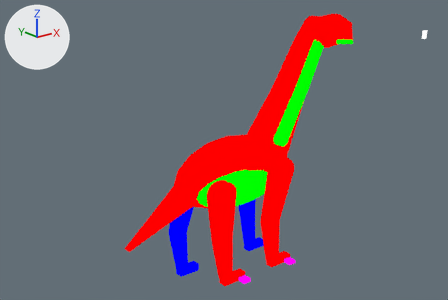
The Blender file assets-source/blender/motion/brachiosaurus-rest.blend as it was, and as the next commit left it.
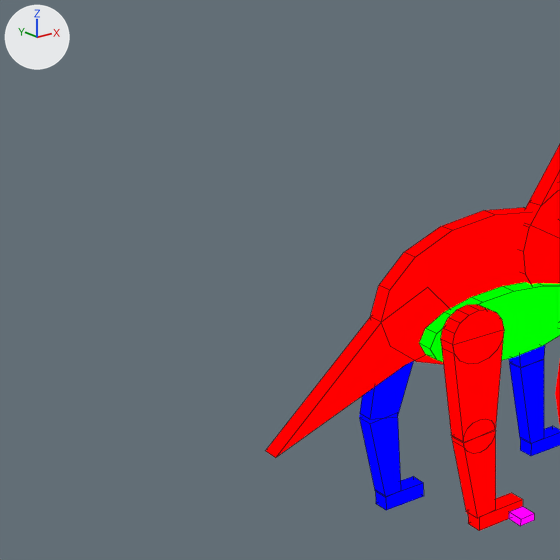
Each version is shown whole from a camera (50 mm lens) standing at (-49.7, -106.5, 72.8) and looking at (27.9, -9.4, 33.9), then close up on the part from 0% to 59% of the width and 12% to 100% of the height. Lighting does not change. The marker at upper left points along +X, +Y and +Z. The first two pictures are the older version. The close-ups show mesh edges as thin lines.

In view in the first close-up: 'DinoTycoon_Motion_brachiosaurus_rest_belly', 'DinoTycoon_Motion_brachiosaurus_rest_far_back_0', 'DinoTycoon_Motion_brachiosaurus_rest_far_back_1', 'DinoTycoon_Motion_brachiosaurus_rest_far_front_1', 'DinoTycoon_Motion_brachiosaurus_rest_long_neck_0', 'DinoTycoon_Motion_brachiosaurus_rest_long_neck_joint_0', 'DinoTycoon_Motion_brachiosaurus_rest_near_back_0', 'DinoTycoon_Motion_brachiosaurus_rest_near_back_1', 'DinoTycoon_Motion_brachiosaurus_rest_near_back_foot', 'DinoTycoon_Motion_brachiosaurus_rest_near_back_joint_0', 'DinoTycoon_Motion_brachiosaurus_rest_tail', 'DinoTycoon_Motion_brachiosaurus_rest_trunk' and 12 more.
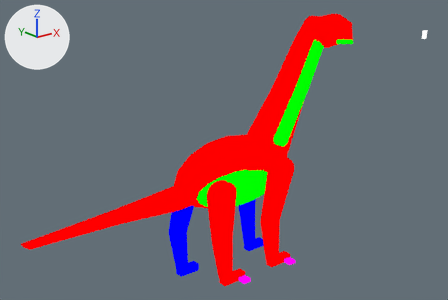
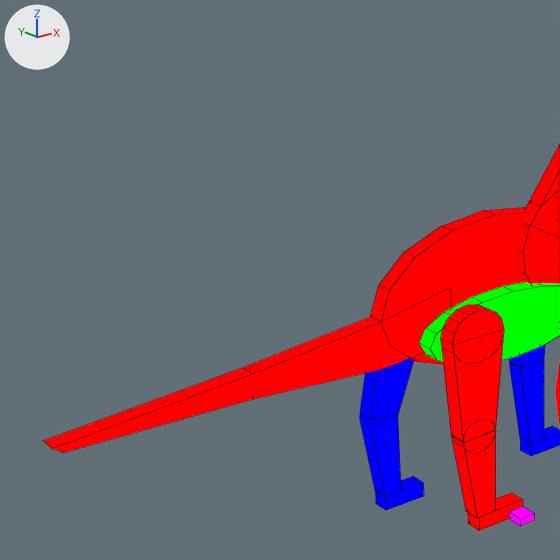
The newer file is also turned or shifted as a whole; pictures and numbers use the older file's frame.

Where the change shows, as pixel boxes [x1, y1, x2, y2] in the close-ups (560 x 560 px):
'DinoTycoon_Motion_brachiosaurus_rest_tail', reshaped
    before: [266, 288, 450, 458]
    after: [44, 288, 451, 453]

Patch to the scene script:
```diff
--- a/assets-source/blender/motion/brachiosaurus-rest.blend.py
+++ b/assets-source/blender/motion/brachiosaurus-rest.blend.py
@@ me_dinotycoon_motion_brachiosaurus_rest_sample_tail @@
 # used by ob_dinotycoon_motion_brachiosaurus_rest_tail; location = (0.0, 0.0, 0.0)
-me_dinotycoon_motion_brachiosaurus_rest_sample_tail.from_pydata(...)  # 10 vertices, 7 faces; spans x 9.0..34.0, y -1.0..1.0, z 13.0..26.7
+me_dinotycoon_motion_brachiosaurus_rest_sample_tail.from_pydata(...)  # 16 vertices, 10 faces; spans x -13.0..31.0, y -1.0..1.0, z 19.0..26.0
+# me_dinotycoon_motion_brachiosaurus_rest_sample_tail part 1
+# 8 vertices are removed from x 9.0..34.0, y -1.0..1.0, z 13.0..26.7
+# 7 faces are deleted
+# 7 vertices are added at x -13.0..31.0, y -1.0, z 19.0..26.0
+# 7 new vertices lie (0.0, 2.0, 0.0) away from vertices in x -13.0..31.0, y -1.0, z 19.0..26.0
+# 10 new faces join them
 me_dinotycoon_motion_brachiosaurus_rest_sample_tail.materials.append(mat_dinotycoon_role_b)
```
